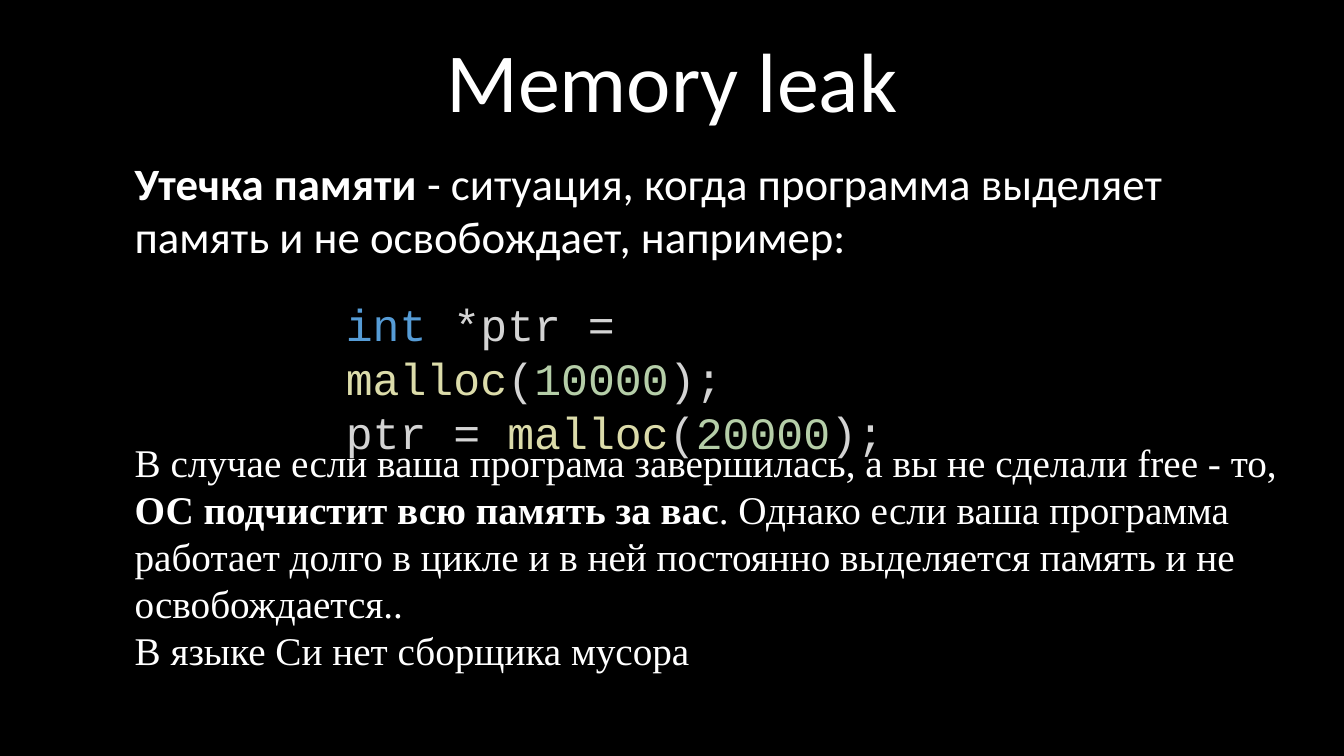
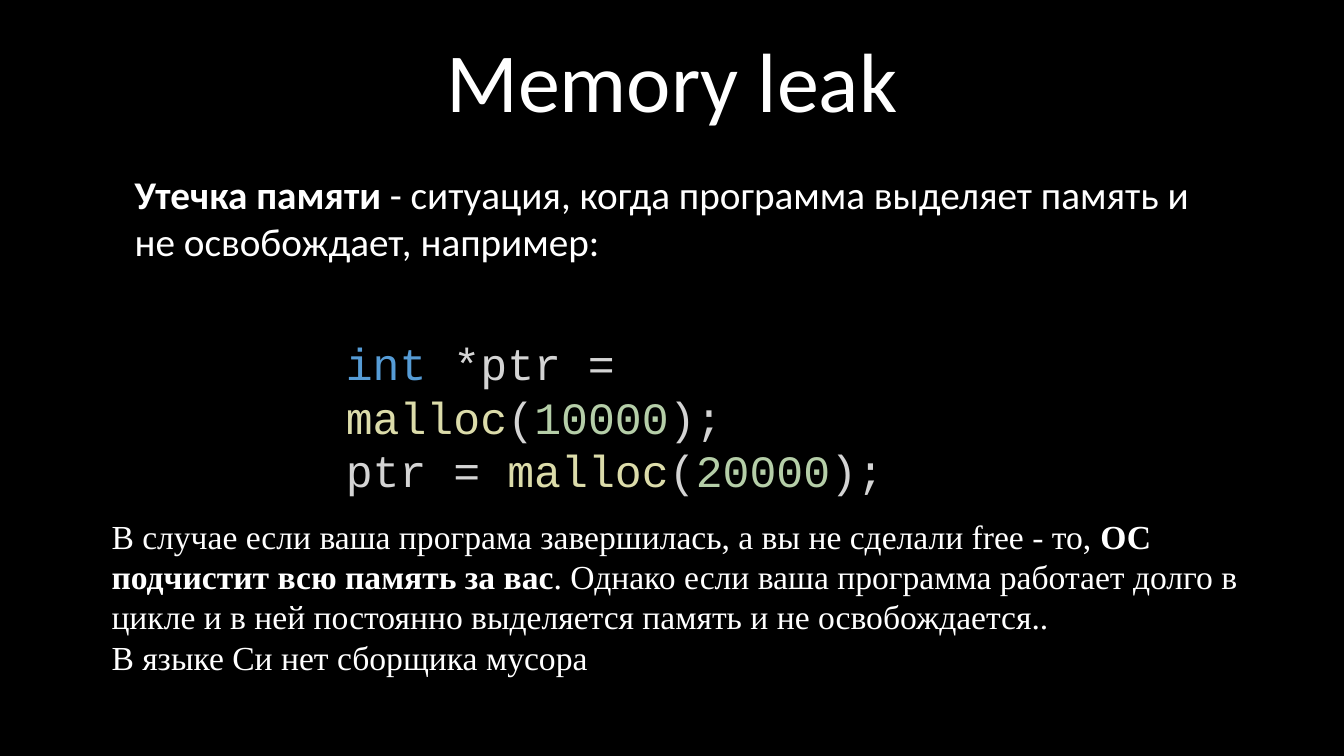
Before and after one commit to kruffka/C-Programming, a slide deck: slide 32 of 6_pointers/6_pointers.pptx (slide 31 before the commit). Drawn at 1344x756 pixels with LibreOffice and Linux fonts; fonts in the diff are those of the drawing. Boxes give left, top, right and bottom in pixels: in the first picture for what was removed or moved away, otherwise in the second. Text is boxed around its words. In the diff, an @@ line names an element or a change of style, - is before the commit and + after.

```diff
--- a/6_pointers/6_pointers.pptx
+++ b/6_pointers/6_pointers.pptx
@@ text "Утечка памяти - ситуация, когда ...": place and size @@
-text "Утечка памяти - ситуация, когда ..." at [135,171,1162,261]
+text "Утечка памяти - ситуация, когда ..." at [135,183,1189,263]
@@ text "Утечка памяти - ситуация, когда ..." at [135,183,1189,263]: size 32 to 28 pt @@
@@ text "int *ptr = malloc(10000);" rewrapped from [346,309,884,462] to [346,348,884,497] @@
@@ text "В случае если ваша програма ...": place and size @@
-text "В случае если ваша програма ..." at [135,446,1277,673]
+text "В случае если ваша програма ..." at [112,525,1237,676]
@@ text "В случае если ваша програма ..." at [112,525,1237,676]: size 28 to 24 pt @@
```
Also in this commit, not shown: 12 other slides changed, 15 slides added, 2 slides removed, 18 other files.
